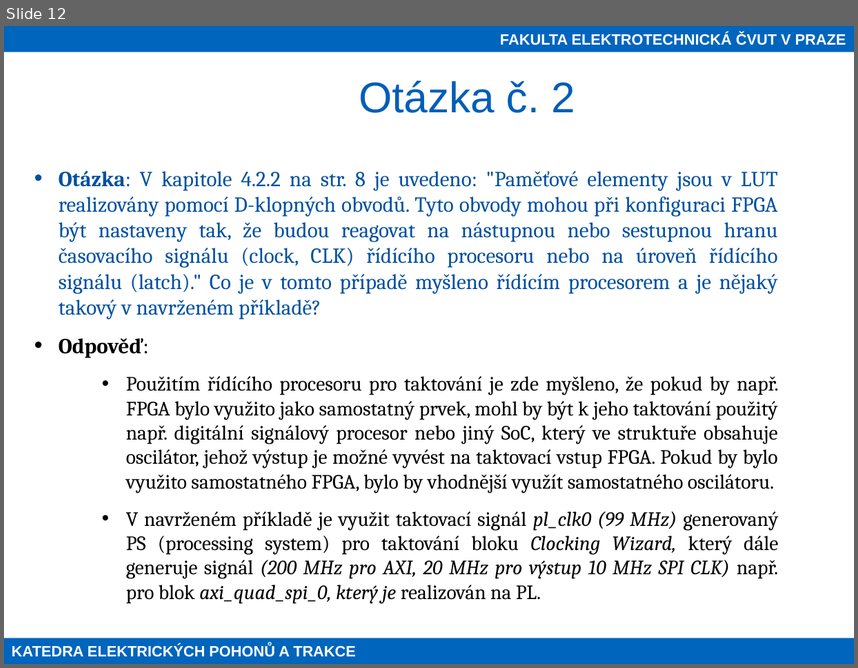
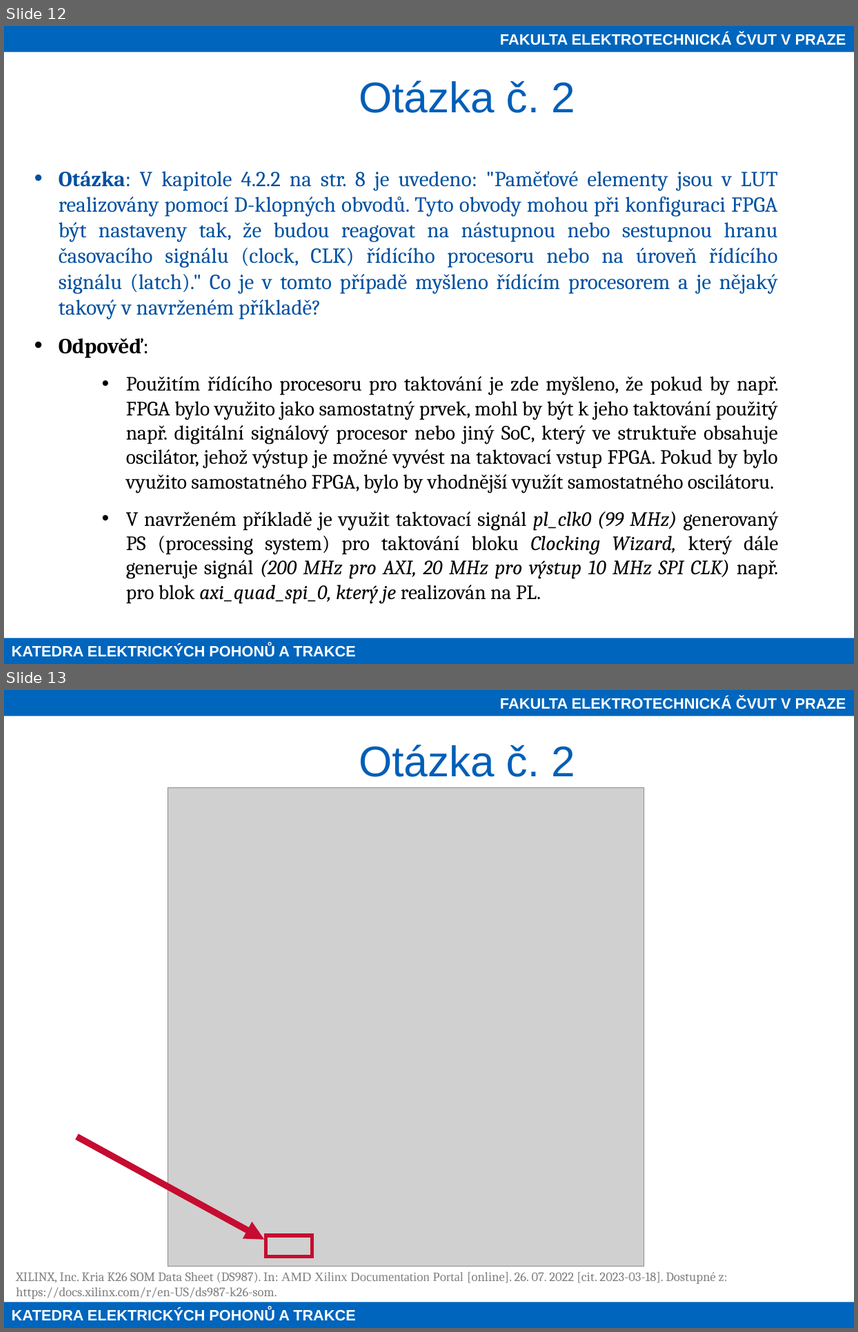
Before and after one commit to petrzakopal/dp, a slide deck: presentation/Zakopal-prezentace.pptx. Shown one above the other, each under a label of ours: slide 12 before the commit, slides 12 and 13 after it. The pictures are 858x668 and 858x1332 pixels, drawn with LibreOffice and Linux fonts; fonts in the diff are those of the drawing; grey boxes stand for pictures; background and template pictures are left out. Boxes give left, top, right and bottom in pixels: in the first picture for what was removed or moved away, otherwise in the second. Text is boxed around its words. In the diff, an @@ line names an element or a change of style, - is before the commit and + after.

Commit message:
přidán další slide odpovědi na otázku

```diff
--- a/presentation/Zakopal-prezentace.pptx
+++ b/presentation/Zakopal-prezentace.pptx
@@ slide 13 added at (4, 690, 854, 1328), background #FFFFFF; not listed: 2 template elements that a slide beside it also shows @@
@@ title added at (359, 745, 575, 777), 40 pt, text #005EB8 @@
+Otázka č. 2
@@ picture added at (168, 788, 645, 1266) @@
@@ arrow added from (76, 1136) to (265, 1239), #C60C30 6 pt @@
@@ frame added at (265, 1234, 314, 1258), fill #C60C30, outline #C60C30 0.75 pt @@
@@ text added at (16, 1272, 728, 1299), 12 pt, text #808080 @@
+XILINX, Inc. Kria K26 SOM Data Sheet (DS987). In: AMD Xilinx Documentation Portal [online]. 26. 07. 2022 [cit. 2023-03-18]. Dostupné z: https://docs.xilinx.com/r/en-US/ds987-k26-som.
```
